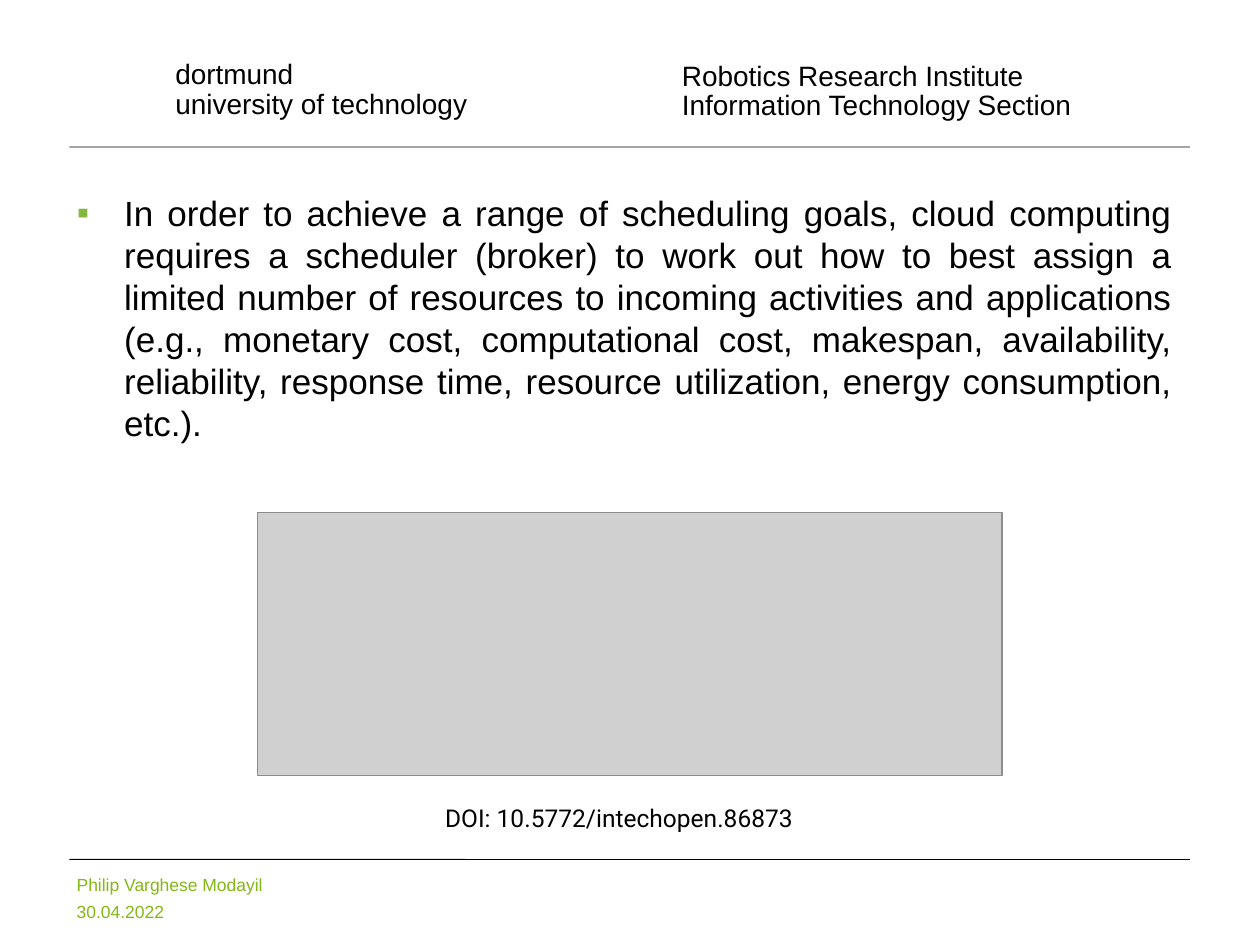
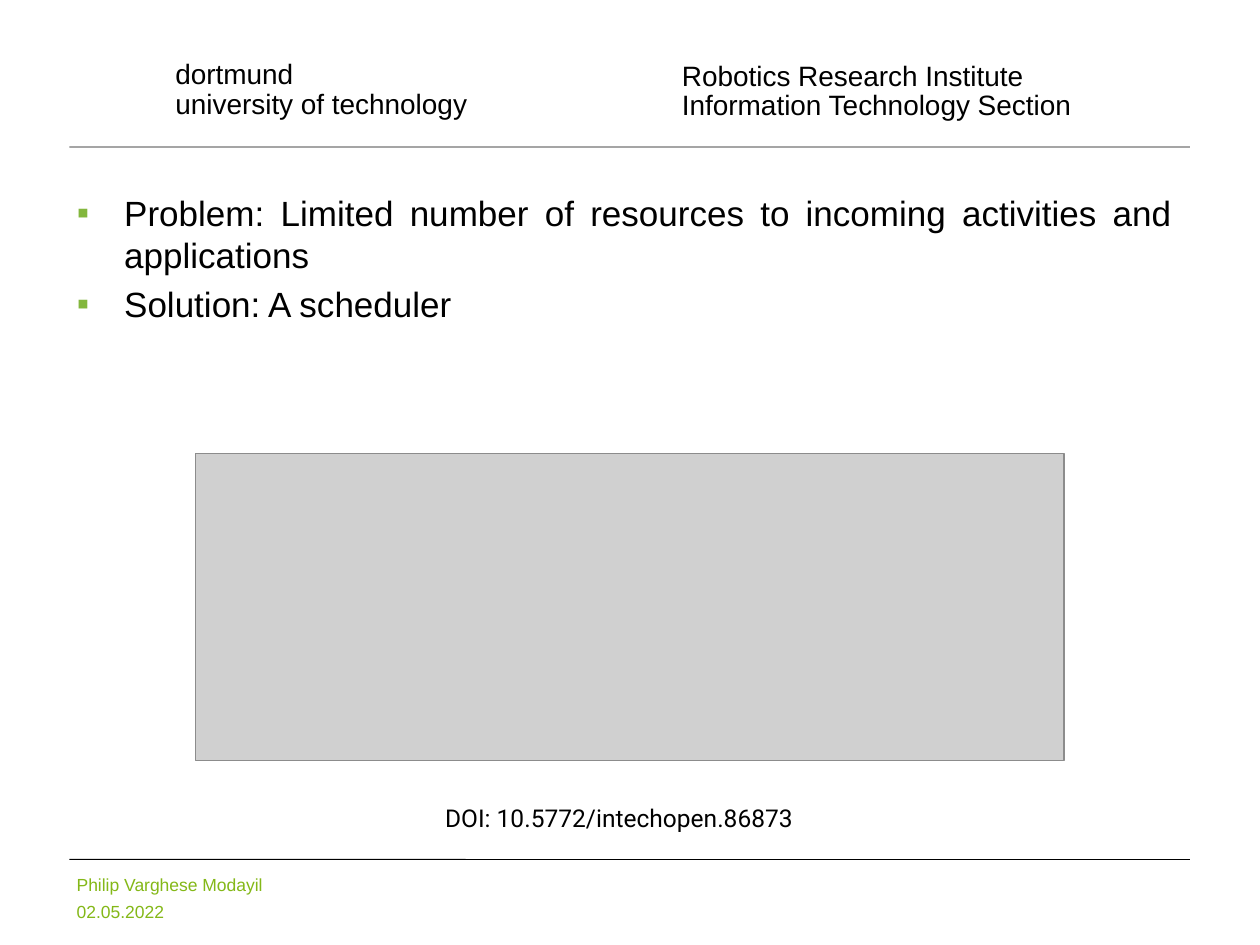
Before and after one commit to pvmodayil/Online-Immediate-Commitment-Job-Scheduling-A-Machine-Learning-Approach, a slide deck: slide 4 of Online Immediate Commitment Job Scheduling A Machine Learning Approach.pptx. Drawn at 1260x945 pixels with LibreOffice and Linux fonts; fonts in the diff are those of the drawing; grey boxes stand for pictures; background and template pictures are left out. Boxes give left, top, right and bottom in pixels: in the first picture for what was removed or moved away, otherwise in the second. Text is boxed around its words. In the diff, an @@ line names an element or a change of style, - is before the commit and + after.

```diff
--- a/Online Immediate Commitment Job Scheduling A Machine Learning Approach.pptx
+++ b/Online Immediate Commitment Job Scheduling A Machine Learning Approach.pptx
@@ text at (x1=124, y1=200, x2=1171, y2=318): text changed @@
-▪ In order to achieve a range of scheduling goals, cloud computing requires a scheduler (broker) to work out how to best assign a limited number of resources to incoming activities and applications (e.g., monetary cost, computational cost, makespan, availability, reliability, response time, resource utilization, energy consumption, etc.).
+▪ Problem: Limited number of resources to incoming activities and applications
+▪ Solution: A scheduler
@@ picture resized from (x1=258, y1=512, x2=1003, y2=775) to (x1=195, y1=454, x2=1063, y2=761) @@
@@ text at (x1=77, y1=905, x2=164, y2=918): text changed @@
-30.04.2022
+02.05.2022
```
Also in this commit, not shown: 23 other slides changed, 10 slides added, 8 slides removed.
